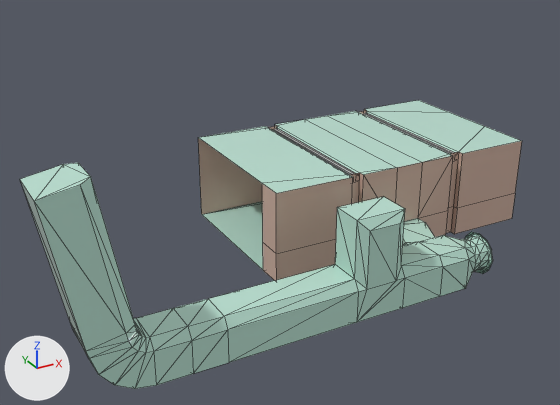
An edit to the FBX model meshes/LevelGeo/SM_geo_ChangeRoomAndVent.fbx, drawn before and after from the same camera.
Rendered twice from a 50 mm camera at (-14.97, -21.44, 11.95) aimed at (-4.26, -1.96, 2.21). Every picture has the same lights, and +X, +Y and +Z are marked at lower left. The older version comes first. Mesh edges are drawn as thin lines. Where no turn or scale is listed for an object, it has been applied to the vertices.

Objects in the first picture: 'ChangeRoom', 'MaintenanceVent'.
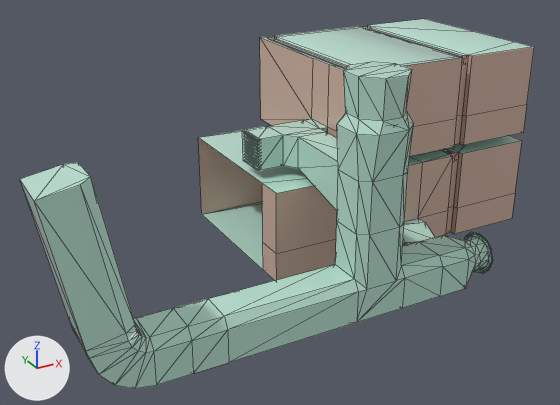
Where the change shows, as pixel boxes (x1, y1, x2, y2) in the pictures (560 x 405 px; the box of a moved part takes in the faces that stretch with it):
'MaintenanceVent', reshaped (44% taller): before (20, 163, 493, 389); after (20, 62, 493, 389)
'StorageRoom', added: after (260, 19, 534, 156)
    faces in mat_matb (beige #d1b2a2): (260, 25, 534, 156)
    faces in mat_mata (green #bce3d4): (260, 19, 533, 70)
    faces in mat_matc (grey #bcbcbc): (275, 28, 462, 68)
part 1 of me_mesh_001, moved or reshaped: (466, 260, 476, 286) in both
part 2 of me_mesh_001, built on: before (335, 197, 405, 289); after (242, 62, 414, 289)

The change, as a diff of the scene's bpy script:
```diff
--- a/meshes/LevelGeo/SM_geo_ChangeRoomAndVent.fbx.py
+++ b/meshes/LevelGeo/SM_geo_ChangeRoomAndVent.fbx.py
@@ me_mesh_001 @@
 # used by ob_maintenancevent; location = (0.0, 0.0, 0.0)
 # verts and faces of me_mesh_001; kept vertices keep their numbers, new ones are numbered from 178
 # before: 2 (0.0, -4.6, 0.0), 3 (0.0, -4.6, 1.0), 13 (0.0, -6.0, 1.0) at pixel (468, 259), 15 (0.0, -6.0, 0.0) at pixel (465, 288), 24 (0.45, -4.74, 0.68)
 # before: 27 (0.45, -5.86, 0.68) at pixel (475, 263), 30 (0.45, -4.81, 0.39), 34 (0.45, -5.79, 0.39) at pixel (473, 270)
-me_mesh_001.from_pydata(...)  # 178 vertices, 338 faces; spans x -12.31..1.06, y -6.0..-2.9, z -0.02..5.72
+me_mesh_001.from_pydata(...)  # 370 vertices, 614 faces; spans x -12.31..1.06, y -6.16..-0.7, z -0.02..7.02
+# me_mesh_001 part 1
+delete_faces([(2, 30, 3), (3, 30, 24), (13, 34, 15), (13, 27, 34)])
+faces += [(2, 24, 3), (15, 27, 34), (2, 30, 24), (13, 27, 15)]
+# me_mesh_001 part 2
+# 2 vertices are removed from x -3.7..-2.7, y -4.6, z 2.8
+# 11 faces are deleted
+# 4 vertices in x -4.0..-2.4, y -5.8..-4.8, z 3.1 move by (0.0, 0.0, -0.42)
+# 2 vertices move from x -3.7..-2.7, y -6.0, z 2.8 to x -3.7..-2.7, y -6.0, z 2.68
+# 128 vertices are added at x -4.9..-2.29, y -6.16..-1.7, z 2.68..7.02
+# 6 new vertices lie (0.0, 0.0, 1.55) away from vertices in x -4.0..-2.4, y -6.0..-4.8, z 2.8..3.1
+# 48 new vertices lie (0.0, 1.0, 0.0) away from vertices in x -4.9..-2.4, y -1.7, z 3.3..4.3
+# 12 new vertices lie (0.0, 0.0, 0.35) away from vertices in x -3.8..-2.54, y -5.94..-4.66, z 5.73
+# 287 new faces join them
 me_mesh_001.materials.append(mat_mata)
@@ me_mesh_002 @@
+me_mesh_002.from_pydata(...)  # 109 vertices, 82 faces; spans x -2.4..4.9, y -2.9..2.9, z 0.0..3.0
+# faces by material slot: [24, 36, 22]
+me_mesh_002.materials.append(mat_mata)  # green #bce3d4
+me_mesh_002.materials.append(mat_matb)  # beige #d1b2a2
+me_mesh_002.materials.append(mat_matc)  # grey #bcbcbc
@@ ob_storageroom @@
+ob_storageroom = bpy.data.objects.new('StorageRoom', me_mesh_002)
+ob_storageroom.location = (0.0, 0.0, 3.3)
```
